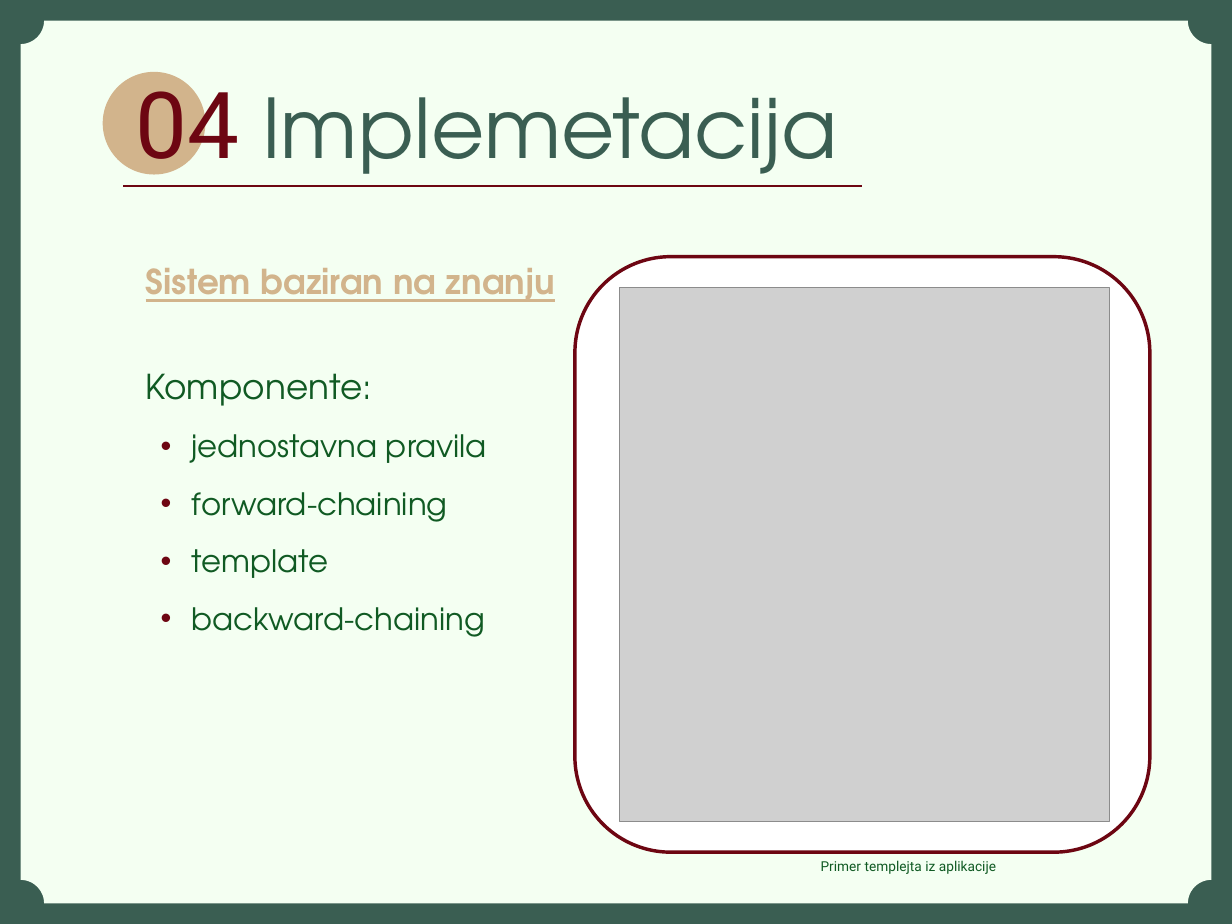
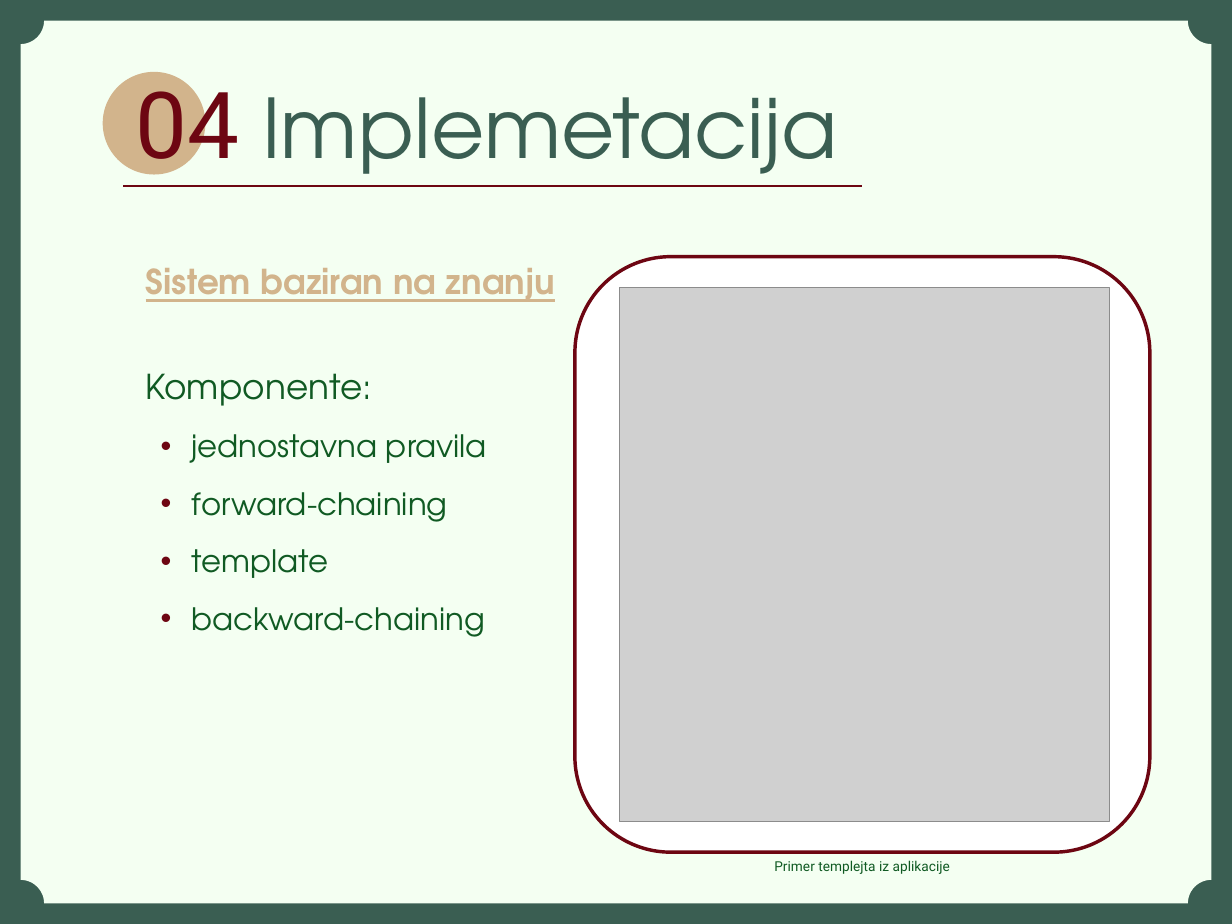
Before and after one commit to isidorasavic/tekunice, a slide deck: slide 8 of drools-spring/diplomski/prezentacija/tekunice.pptx. Drawn at 1232x924 pixels with LibreOffice and Linux fonts; fonts in the diff are those of the drawing; grey boxes stand for pictures. Boxes give left, top, right and bottom in pixels: in the first picture for what was removed or moved away, otherwise in the second. Text is boxed around its words. In the diff, an @@ line names an element or a change of style, - is before the commit and + after.

```diff
--- a/drools-spring/diplomski/prezentacija/tekunice.pptx
+++ b/drools-spring/diplomski/prezentacija/tekunice.pptx
@@ text "Primer templejta iz aplikacije": place and size @@
-text "Primer templejta iz aplikacije" at bbox=[821, 860, 996, 874]
+text "Primer templejta iz aplikacije" at bbox=[774, 860, 950, 874]
```
Also in this commit, not shown: 1 other slide changed, 7 other files.
